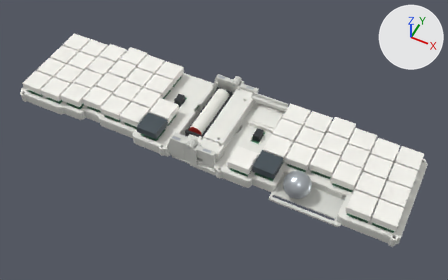
The Blender file 3d-models/folding-unibody/generated/komoro-folding-battery-access.blend, before and after one commit.
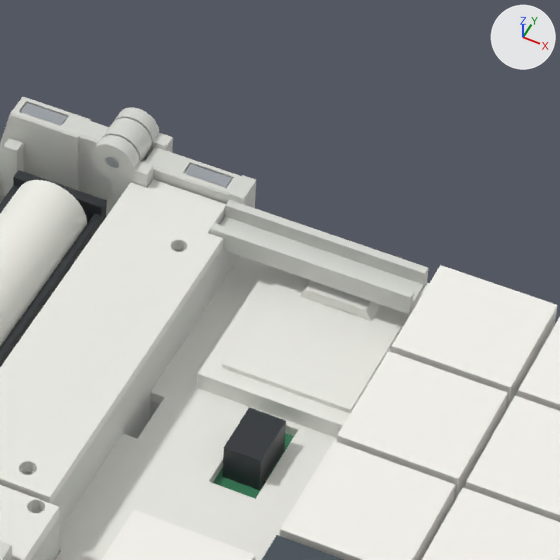
Each version is shown whole from a camera (50 mm lens) standing at (0.1471, -0.2424, 0.341) and looking at (0.0111, 0.0297, 0.0009), then close up on the part from 48% to 69% of the width and 21% to 55% of the height. Every picture has the same lights, and +X, +Y and +Z are marked at upper right. The last two pictures show the newer version.

Names of what the first close-up shows: '04_Battery_cover_removed / AAA_cell_reference', '04_Battery_cover_removed / left_tray', '04_Battery_cover_removed / power_lid', '04_Battery_cover_removed / right_XIAO_reference', '04_Battery_cover_removed / right_key_08', '04_Battery_cover_removed / right_key_10', '04_Battery_cover_removed / right_key_17', '04_Battery_cover_removed / right_key_18', '04_Battery_cover_removed / right_key_19', '04_Battery_cover_removed / right_key_20', '04_Battery_cover_removed / right_plate', '04_Battery_cover_removed / right_tray' and 9 more.
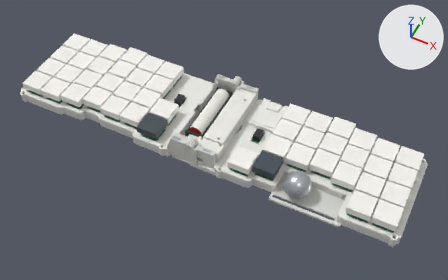
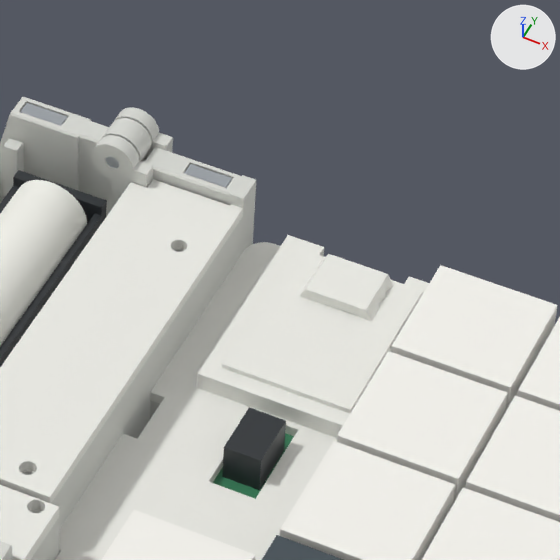
Scene script edits in JSON lines:
```json
{"block": "me_right_tray", "where": "# used by ob_04_battery_cover_removed___right_tray; location = (0.0, 0.0, 0.0)"}
{"op": "remove", "block": "me_right_tray", "code": "me_right_tray.from_pydata(...)  # 11082 vertices, 22208 faces; spans x -0.016..0.151, y -0.005..0.076, z 0.0..0.022"}
{"op": "add", "block": "me_right_tray", "code": "me_right_tray.from_pydata(...)  # 11095 vertices, 22242 faces; spans x -0.016..0.151, y -0.005..0.076, z 0.0..0.022"}
{"block": "me_right_tray", "change": "me_right_tray part 1: 5 vertices moved within x 0.0..0.011, y 0.058..0.07, z 0.015..0.019; 19 vertices removed from x 0.016..0.044, y 0.064..0.07, z 0.014..0.017; 32 vertices added at x 0.015..0.045, y 0.066..0.074, z 0.002..0.015"}
{"block": "me_right_tray", "change": "other edits to the shape of me_right_tray do not show in these pictures"}
{"block": "me_power_lid", "where": "# used by ob_04_battery_cover_removed___power_lid; location = (0.0, 0.0, 0.0)"}
{"op": "remove", "block": "me_power_lid", "code": "me_power_lid.from_pydata(...)  # 520 vertices, 1044 faces; spans x 0.0028..0.018, y 0.014..0.0697, z 0.0148..0.0163"}
{"op": "add", "block": "me_power_lid", "code": "me_power_lid.from_pydata(...)  # 520 vertices, 1044 faces; spans x 0.0028..0.018, y 0.014..0.07, z 0.0148..0.0163"}
{"block": "me_power_lid", "change": "me_power_lid part 2"}
{"block": "me_power_lid", "change": "5 vertices are removed from x 0.0158..0.018, y 0.0638..0.0697, z 0.0148..0.0163"}
{"block": "me_power_lid", "change": "129 faces are deleted"}
{"block": "me_power_lid", "change": "1 vertex moves from x 0.018, y 0.0638, z 0.0148 to x 0.018, y 0.07, z 0.0148"}
{"block": "me_power_lid", "change": "5 vertices are added at (0.0163, 0.0697, 0.0163), (0.018, 0.07, 0.0163), (0.0163, 0.07, 0.0163), (0.0163, 0.0697, 0.0148), (0.0163, 0.07, 0.0148)"}
{"block": "me_power_lid", "change": "129 new faces join them"}
```

Where the change shows, as pixel boxes [x1, y1, x2, y2] in the close-ups (560 x 560 px; the box of a moved part takes in the faces that stretch with it):
```json
{"object": "04_Battery_cover_removed / right_tray", "change": "reshaped", "before": [0, 107, 429, 560], "after": [0, 107, 256, 560]}
{"part": 1, "of": "me_right_tray", "change": "moved or reshaped", "before": [209, 198, 429, 314], "after": [209, 198, 253, 300]}
{"part": 2, "of": "me_power_lid", "change": "moved or reshaped", "before": [50, 179, 226, 503], "after": [50, 179, 243, 503]}
```
